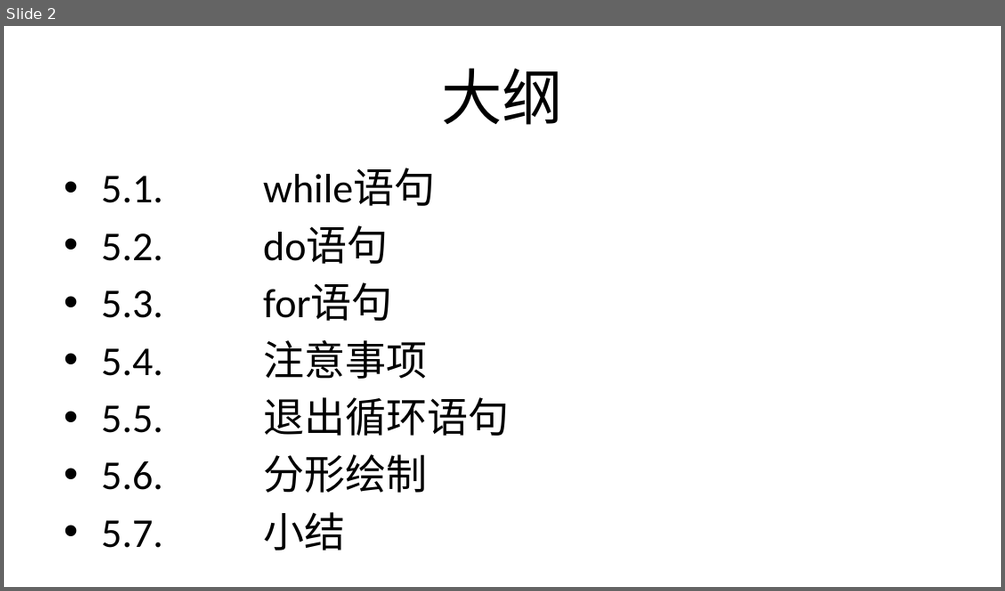
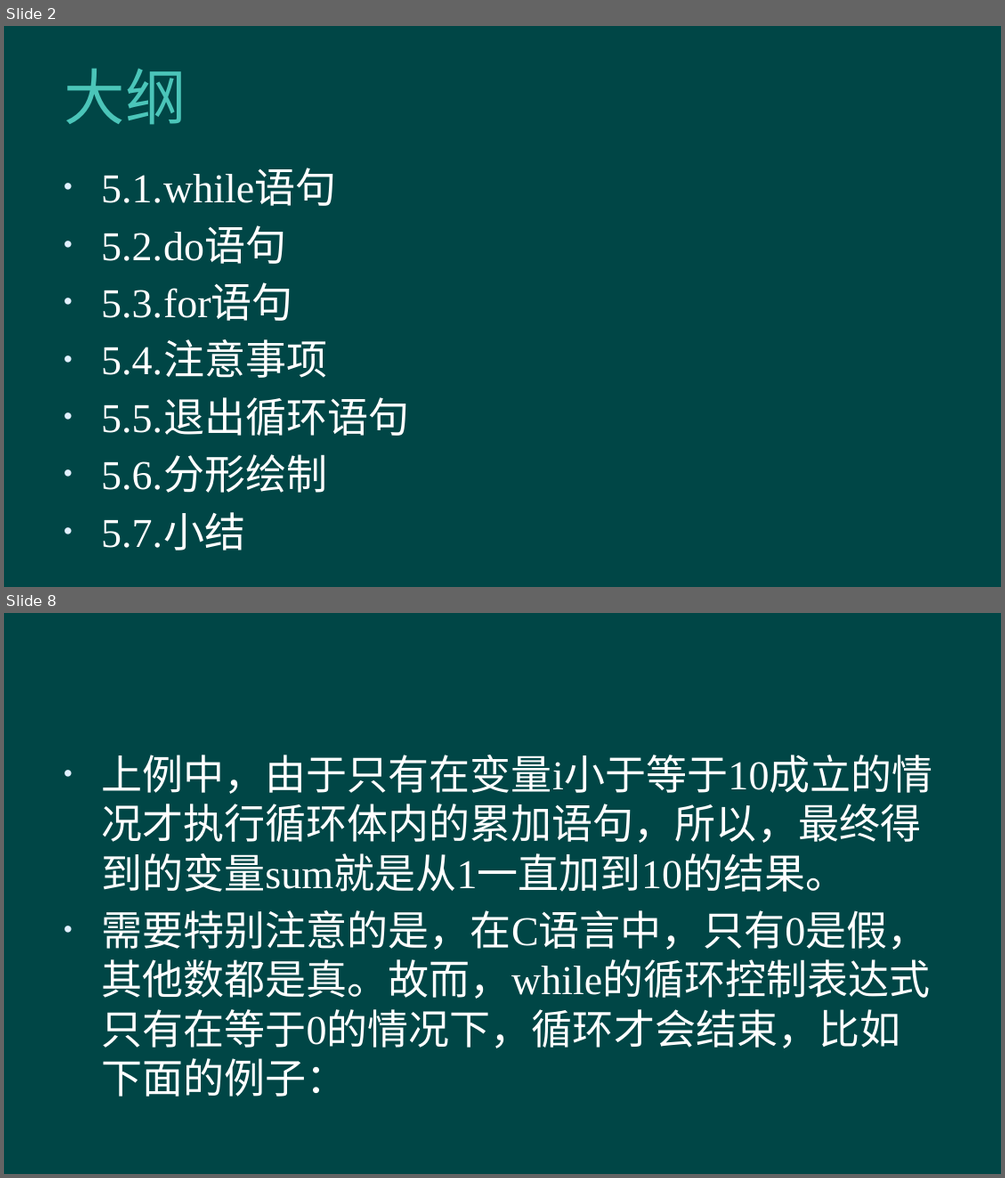
Before and after one commit to hanhonglei/Course_BasicGameProgramming, a slide deck: 第5章 循环结构程序设计/第5章 循环结构程序设计.pptx. Shown one above the other, each under a label of ours: slide 2 before the commit, slides 2 and 8 after it; the slides between them are not shown. The pictures are 1005x591 and 1005x1178 pixels, drawn with LibreOffice and Linux fonts; fonts in the diff are those of the drawing; background and template pictures are left out. Boxes give left, top, right and bottom in pixels: in the first picture for what was removed or moved away, otherwise in the second. Text is boxed around its words. In the diff, an @@ line names an element or a change of style, - is before the commit and + after.

```diff
--- a/第5章 循环结构程序设计/第5章 循环结构程序设计.pptx
+++ b/第5章 循环结构程序设计/第5章 循环结构程序设计.pptx
@@ slide 8 added at bbox=[4, 613, 1001, 1174], background #004646 @@
@@ text added at bbox=[101, 755, 933, 1096], 29.6 pt, text #FFFFFF @@
+• 上例中，由于只有在变量i小于等于10成立的情况才执行循环体内的累加语句，所以，最终得到的变量sum就是从1一直加到10的结果。
+• 需要特别注意的是，在C语言中，只有0是假，其他数都是真。故而，while的循环控制表达式只有在等于0的情况下，循环才会结束，比如下面的例子：
@@ slide 2 changed as well @@
@@ background #FFFFFF to #004646 @@
@@ title "大纲" at bbox=[64, 68, 186, 125]: font Calibri to Lato, text colour #000000 to #4BC5B9, letter spacing 0 to 0.5 pt; alignment centre to left @@
@@ text "5.1. while语句" at bbox=[101, 171, 409, 550]: font Calibri to Times New Roman, text colour #000000 to #FFFFFF @@
```
Also in this commit, not shown: 1 other slide changed, 45 other slides added.
